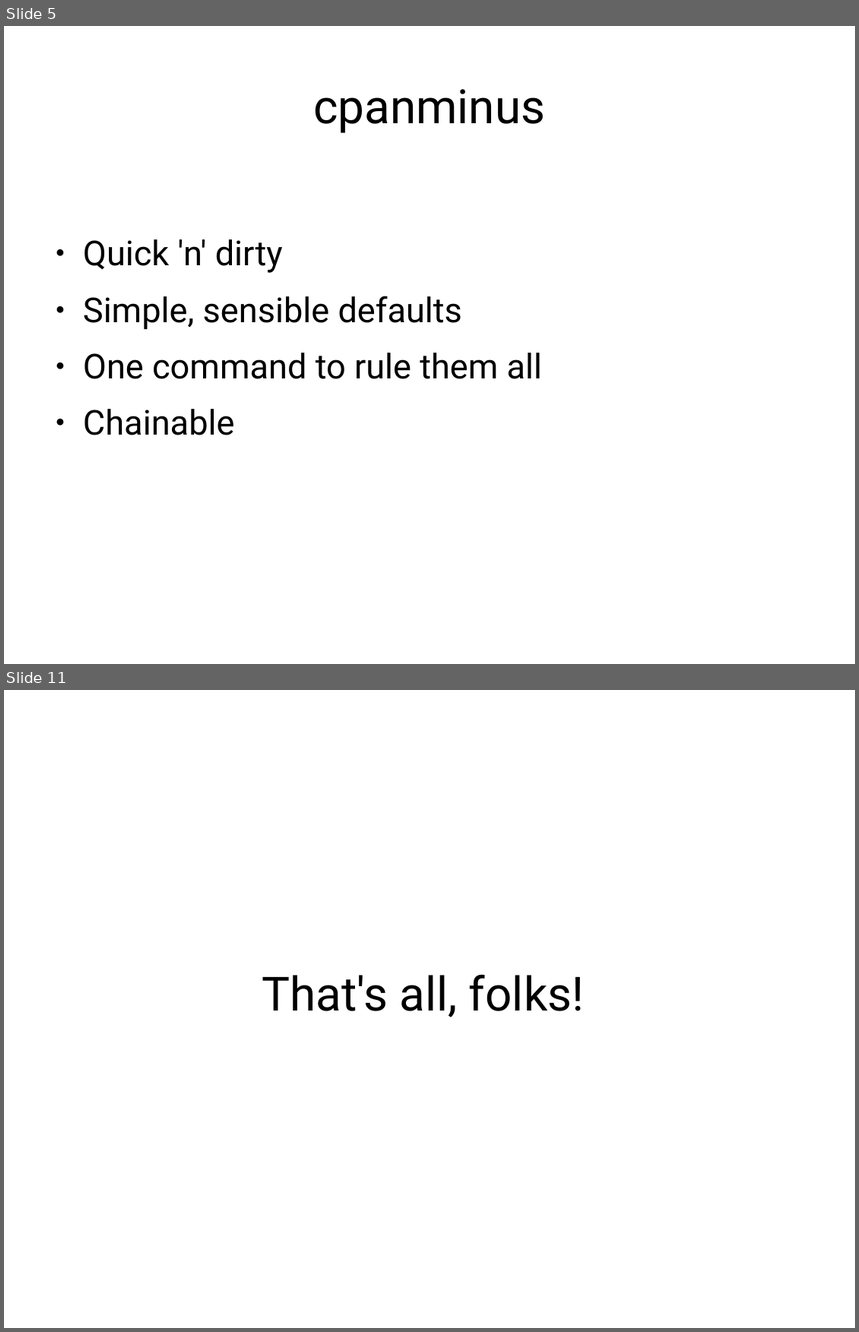
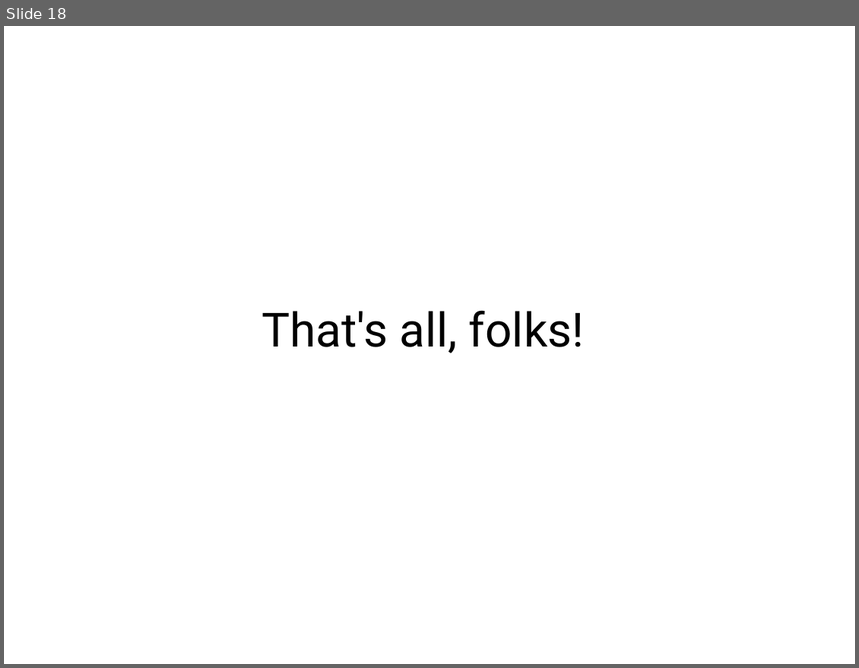
Before and after one commit to erezschatz/Presentation, a slide deck: tools.odp. Shown one above the other, each under a label of ours: slides 5 and 11 before the commit, slide 18 after it; the slides between them are not shown. The pictures are 859x1332 and 859x668 pixels, drawn with LibreOffice and Linux fonts; fonts in the diff are those of the drawing. Boxes give left, top, right and bottom in pixels: in the first picture for what was removed or moved away, otherwise in the second. Text is boxed around its words. In the diff, an @@ line names an element or a change of style, - is before the commit and + after.

```diff
--- a/tools.odp
+++ b/tools.odp
@@ slide 5 removed at bbox=[4, 26, 855, 664], background #FFFFFF @@
@@ title removed at bbox=[313, 89, 545, 133] @@
-cpanminus
@@ text removed at bbox=[83, 240, 543, 436] @@
-● Quick 'n' dirty
-● Simple, sensible defaults
-● One command to rule them all
-● Chainable
@@ what was slide 11 is now slide 18 @@
```
Also in this commit, not shown: 17 slides added, 9 other slides removed, 1 other file.
